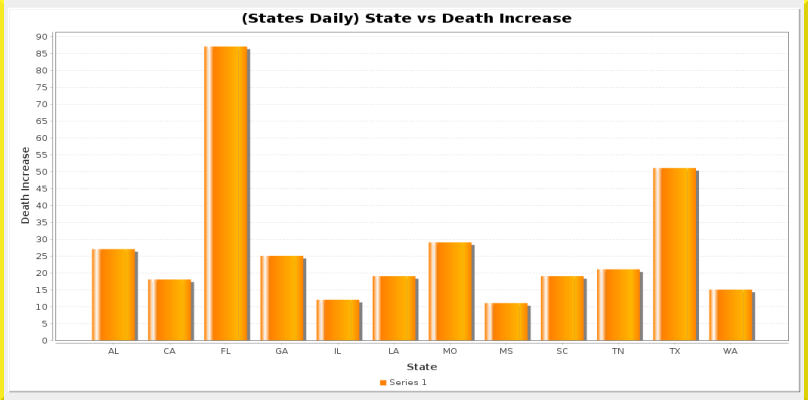
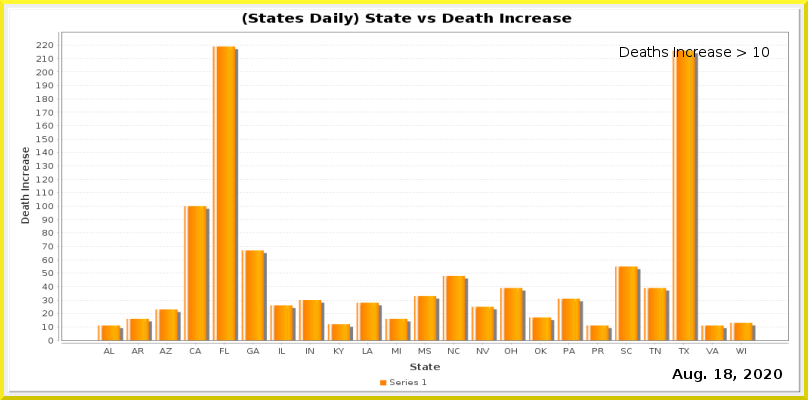
Layers edited between the first and the second 808 × 400 image:
removed layer "Pasted Layer" over [4, 0, 804, 400]
painted on "Current Date" over [724, 369, 732, 379]
painted on "Date_vs_TestIncrease.png" over [36, 31, 789, 354]
